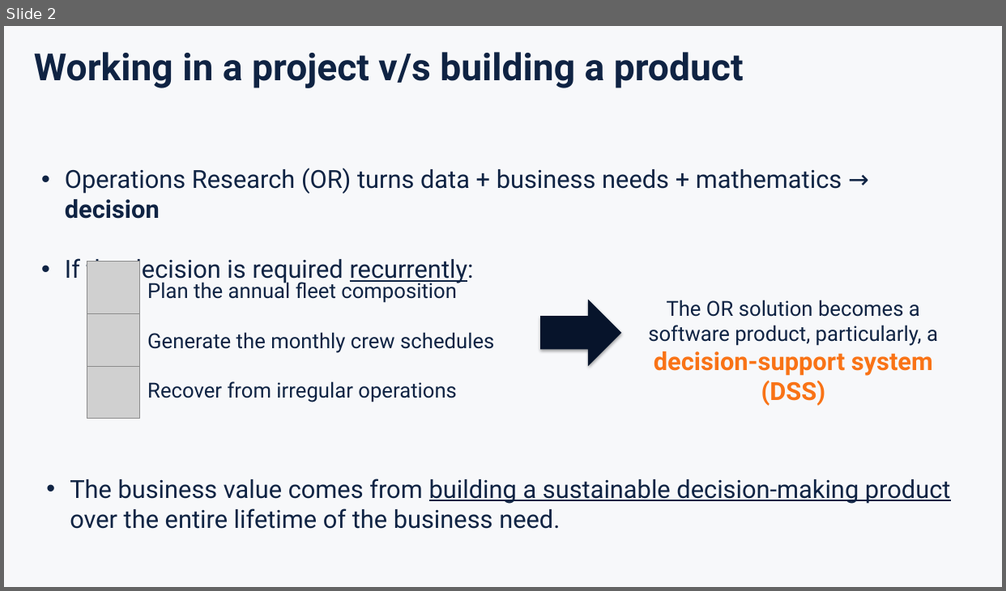
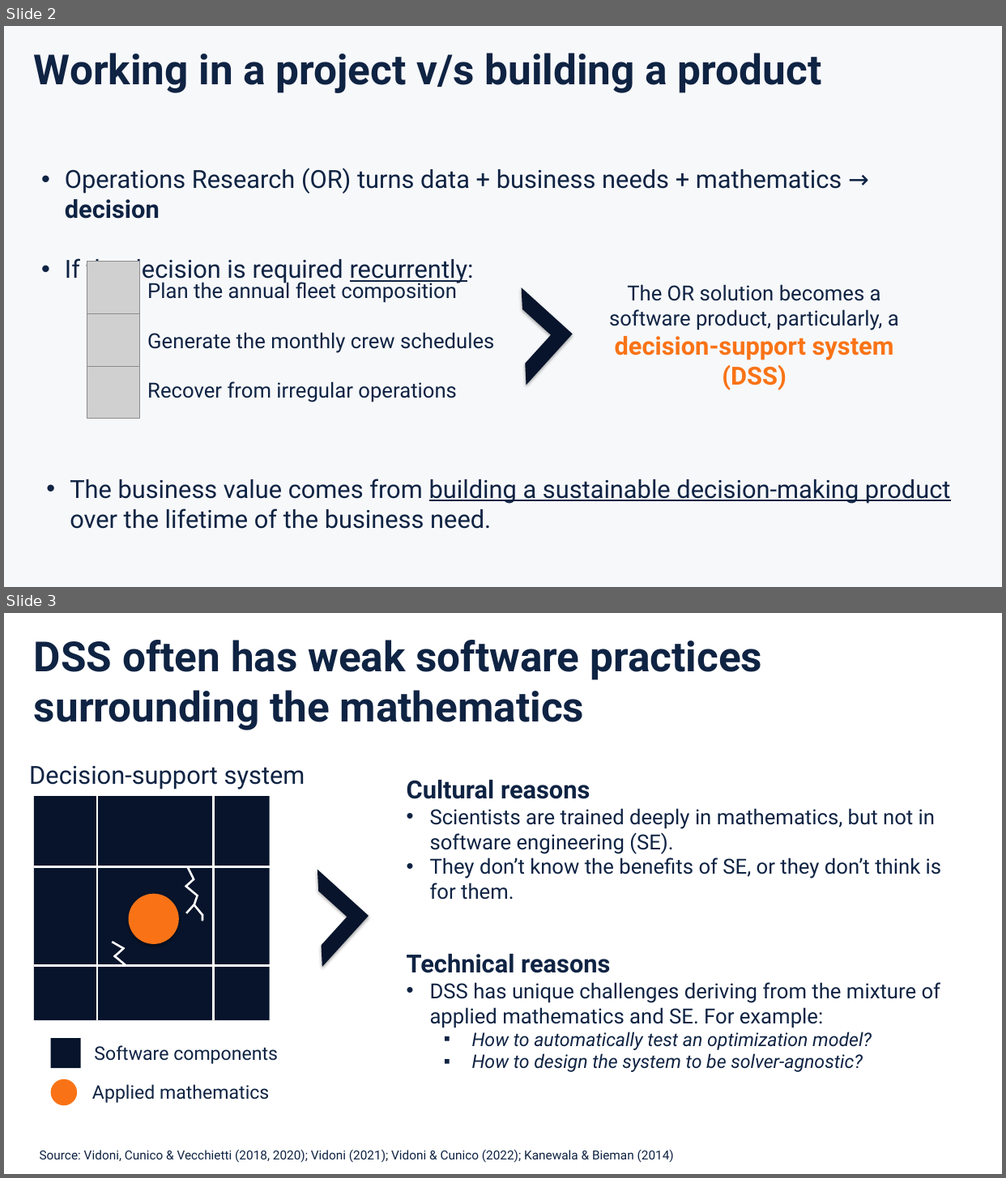
Before and after one commit to sefop/sefop-training-hub, a slide deck: workshops/2026-10-25-agifors-annual-symposium/agifors-sefop.pptx. Shown one above the other, each under a label of ours: slide 2 before the commit, slides 2 and 3 after it. The pictures are 1006x591 and 1006x1178 pixels, drawn with LibreOffice and Linux fonts; fonts in the diff are those of the drawing; grey boxes stand for pictures. Boxes give left, top, right and bottom in pixels: in the first picture for what was removed or moved away, otherwise in the second. Text is boxed around its words. In the diff, an @@ line names an element or a change of style, - is before the commit and + after.

```diff
--- a/workshops/2026-10-25-agifors-annual-symposium/agifors-sefop.pptx
+++ b/workshops/2026-10-25-agifors-annual-symposium/agifors-sefop.pptx
@@ slide 3 added at [4,613,1002,1174], background #FFFFFF @@
@@ text added at [34,640,762,730], 40 pt, text #0F2343, bold @@
+DSS often has weak software practices surrounding the mathematics
@@ text added at [29,766,305,790], 24 pt, text #0F2343 @@
+Decision-support system
@@ text added at [407,780,941,900], 20 pt, text #0F2343 @@
+Cultural reasons
+• Scientists are trained deeply in mathematics, but not in software engineering (SE).
+• They don’t know the benefits of SE, or they don’t think is for them.
@@ rectangle added at [34,796,270,1021], fill #07142B @@
@@ line added from (98, 794) to (98, 1020), #FFFFFF 2 pt @@
@@ line added from (214, 794) to (214, 1020), #FFFFFF 2 pt @@
@@ line added from (34, 867) to (270, 867), #FFFFFF 2 pt @@
@@ half frame added at [271,870,368,967], fill #07142B @@
@@ ellipse added at [128,894,178,944], fill #F97316 @@
@@ group added at [185,867,202,922]: 7 lines @@
@@ line added from (112, 943) to (125, 949), #FFFFFF 2 pt @@
@@ line added from (114, 957) to (125, 948), #FFFFFF 2 pt @@
@@ line added from (34, 965) to (270, 965), #FFFFFF 2 pt @@
@@ line added from (127, 966) to (114, 956), #FFFFFF 2 pt @@
@@ text added at [407,954,941,1072], 18 pt, text #0F2343 @@
+Technical reasons
+• DSS has unique challenges deriving from the mixture of applied mathematics and SE. For example:
+  ▪ How to automatically test an optimization model?
+  ▪ How to design the system to be solver-agnostic?
@@ rectangle added at [50,1038,80,1068], fill #07142B @@
@@ text added at [94,1046,278,1064], 18 pt, text #0F2343 @@
+Software components
@@ ellipse added at [50,1080,77,1105], fill #F97316 @@
@@ text added at [92,1084,269,1103], 18 pt, text #0F2343 @@
+Applied mathematics
@@ text added at [40,1150,674,1163], 12 pt, text #0F2343 @@
+Source: Vidoni, Cunico & Vecchietti (2018, 2020); Vidoni (2021); Vidoni & Cunico (2022); Kanewala & Bieman (2014)
@@ slide 2 changed as well @@
@@ text "Working in a project v/s ..." at [34,53,821,93]: size 36 to 40 pt @@
@@ half frame added at [475,288,572,386], fill #07142B @@
@@ text "The OR solution becomes a ...": place and size @@
-text "The OR solution becomes a ..." at [648,300,938,406]
+text "The OR solution becomes a ..." at [609,284,899,390]
@@ right arrow removed at [541,299,621,366] @@
@@ text at [70,479,951,529]: text changed @@
-• The business value comes from building a sustainable decision-making product over the entire lifetime of the business need.
+• The business value comes from building a sustainable decision-making product over the lifetime of the business need.
```
Also in this commit, not shown: 1 other slide changed, 9 other slides added, 11 slides removed, 1 other file.
